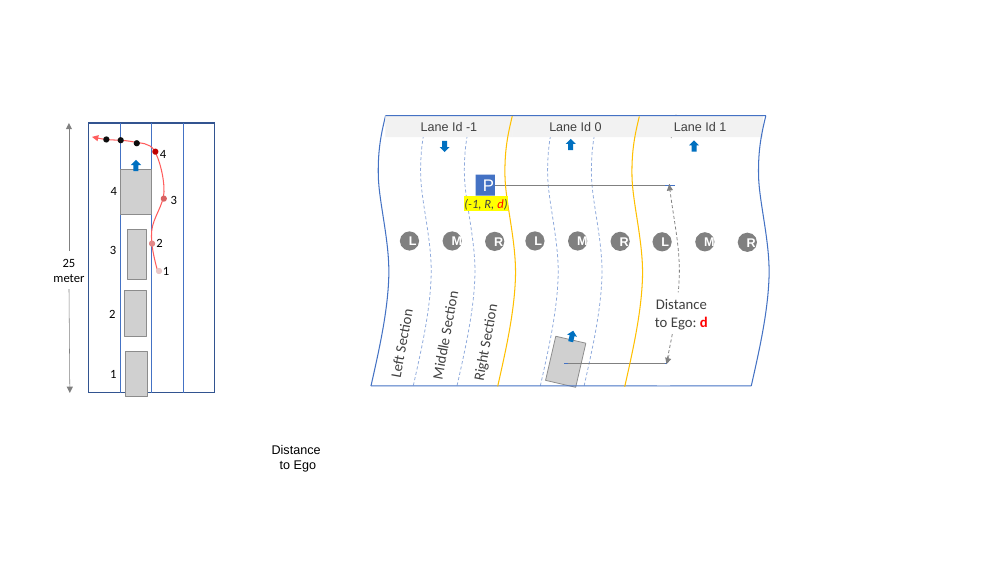
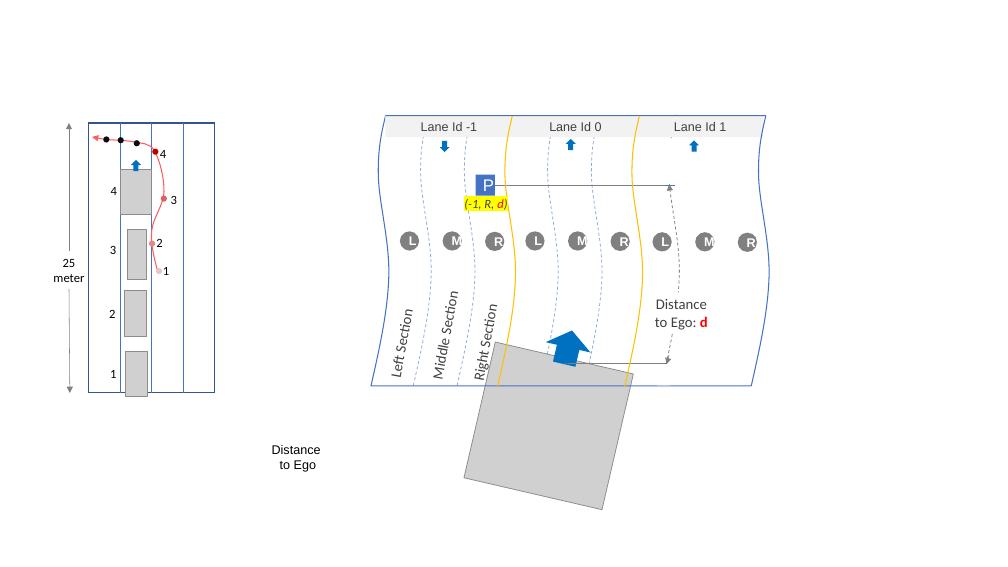
Before and after one commit to adhocmaster/carla-jaywalker-experiments, a slide deck: slide 9 of docs/Adaptive Model - NavPath.pptx (slide 7 before the commit). Drawn at 1008x567 pixels with LibreOffice and Linux fonts; fonts in the diff are those of the drawing; grey boxes stand for pictures. Boxes give left, top, right and bottom in pixels: in the first picture for what was removed or moved away, otherwise in the second. Text is boxed around its words. In the diff, an @@ line names an element or a change of style, - is before the commit and + after.

```diff
--- a/docs/Adaptive Model - NavPath.pptx
+++ b/docs/Adaptive Model - NavPath.pptx
@@ right arrow: place and size @@
-right arrow at bbox=[566, 329, 578, 343]
+right arrow at bbox=[542, 325, 595, 370]
@@ picture: place and size @@
-picture at bbox=[546, 337, 586, 388]
+picture at bbox=[464, 342, 633, 509]
```
Also in this commit, not shown: 2 slides added, 6 other files.
